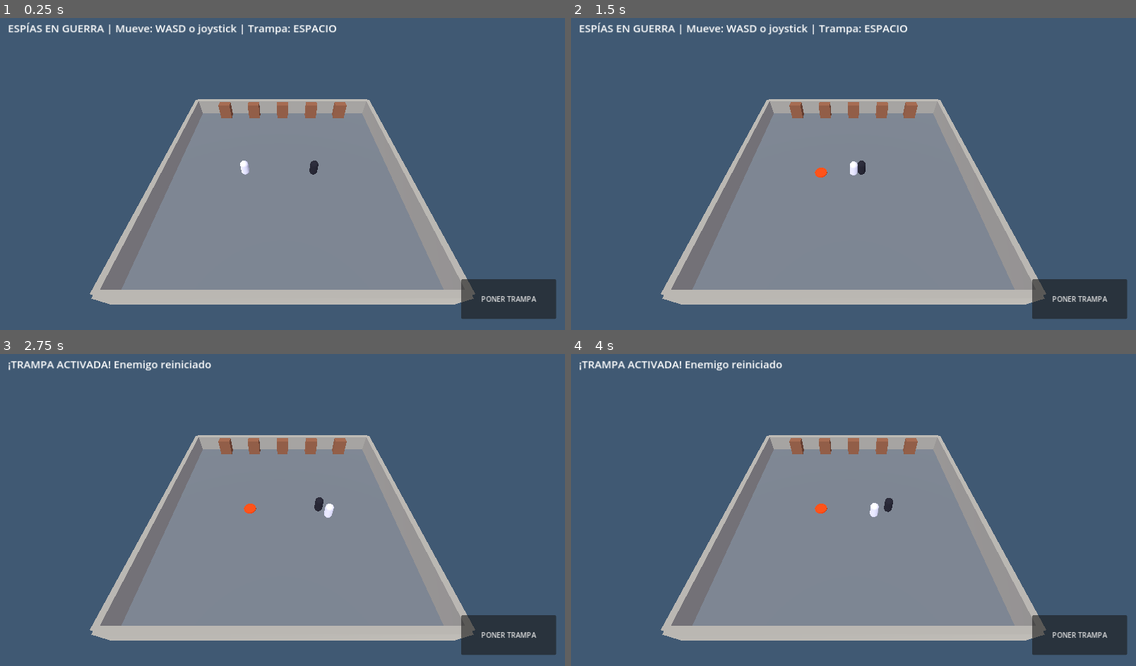
Above: before the commit, frames 1-4 (two rows, left to right).
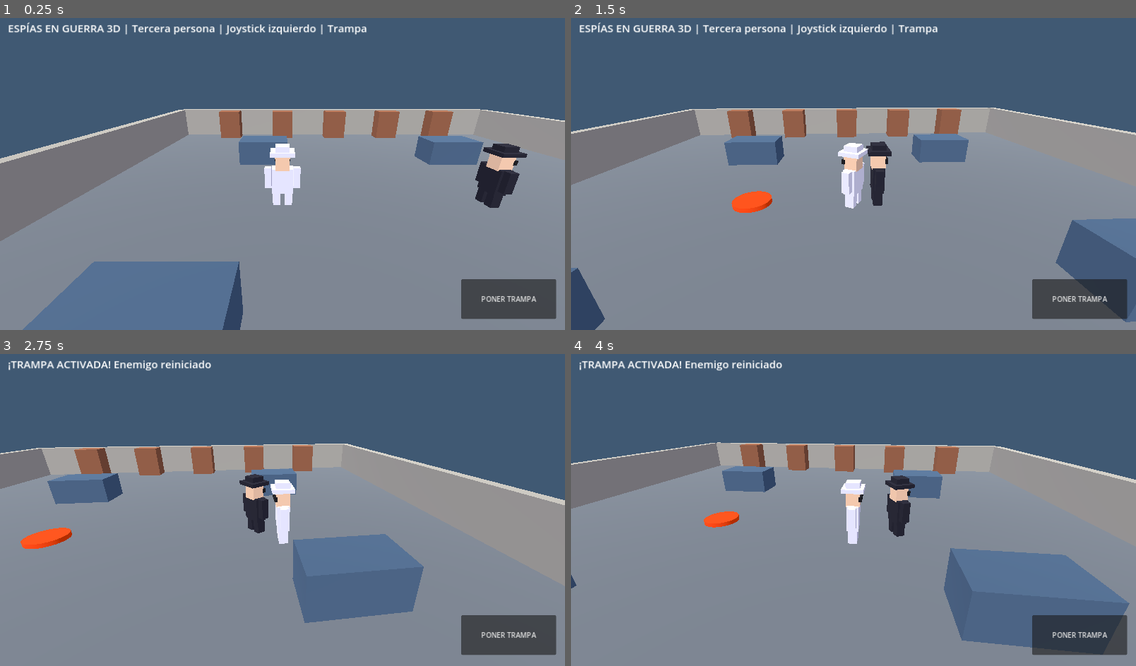
Above: after the commit, the same moments.

Repository: SeniorHost/Espias-en-Guerra-3D
Game: Godot game, scene res://scenes/main.tscn
Two runs of this game, one before a commit and one after it. Both use one fixed random seed, a clock stepped at 60 frames per second and the inputs below.
Inputs (mouse positions are in pixels of both pictures, inside the frame that each line leads up to):
- Up to frame 1 (0.25 s): no input
- Up to frame 2 (1.5 s): move the mouse to (977, 155) at 0.52 s; hold D (move_right) 0.53-1.25 s; tap Space (place_trap) at 0.6 s; click (977, 155) at 0.67 s; drag from (740, 186) to (825, 233) at 1.27 s
- Up to frame 3 (2.75 s): move the mouse to (339, 438) at 2.02 s; hold D (move_right) from 2.03 s (still down); tap Space (place_trap) at 2.1 s
- Up to frame 4 (4 s): release D (move_right) at 2.75 s; drag from (825, 569) to (684, 460) at 2.77 s; move the mouse to (1023, 553) at 3.52 s; hold A (move_left) from 3.53 s (still down); tap Space (place_trap) at 3.6 s

The runs differ from the first frame. In frame 1, 48% of the frame differs, in the area x 0-100%, y 2-100%; in frame 2, 46%; in frame 3, 50%, in the area x 0-100%, y 26-100%; in frame 4, 48%.

Commit message:
Add third-person follow camera, spy-shaped 3D characters and cover objects

Diff:
--- a/scripts/main.gd
+++ b/scripts/main.gd
@@ -9,6 +9,7 @@
 var touch_origin := Vector2.ZERO
 var touch_id := -1
 var hud: Label
+var follow_camera: Camera3D
 
 func _ready() -> void:
 	_make_world()
@@ -16,6 +17,12 @@
 	enemy = _make_actor(Color(0.12, 0.12, 0.17), Vector3(4, 0, 0), true)
 	_make_camera()
 	_make_hud()
+
+func _process(delta: float) -> void:
+	if is_instance_valid(player) and is_instance_valid(follow_camera):
+		var desired := player.global_position + Vector3(0, 4.1, 7.5)
+		follow_camera.global_position = follow_camera.global_position.lerp(desired, clampf(delta * 5.0, 0.0, 1.0))
+		follow_camera.look_at(player.global_position + Vector3(0, 1.25, 0), Vector3.UP)
 
 func _make_world() -> void:
 	var light := DirectionalLight3D.new()
@@ -32,6 +39,8 @@
 	_make_box(Vector3(0,-0.25,0), Vector3(24,0.5,24), Color(0.43,0.46,0.48))
 	for i in range(5):
 		_make_box(Vector3(-8+i*4,1,-11), Vector3(1.5,2,1), Color(0.57,0.36,0.25))
+	for p in [Vector3(-5,0.6,-5), Vector3(5,0.6,-5), Vector3(-6,0.6,5), Vector3(6,0.6,4)]:
+		_make_box(p, Vector3(2.5,1.2,1.5), Color(0.28,0.38,0.48))
 	for x in [-12.0, 12.0]:
 		_make_box(Vector3(x,1,0), Vector3(0.5,2,24), Color(0.65,0.64,0.59))
 	for z in [-12.0, 12.0]:
@@ -59,16 +68,18 @@
 	var actor := CharacterBody3D.new()
 	actor.position = pos
 	actor.set_script(EnemyScript if is_enemy else PlayerScript)
-	var mesh := MeshInstance3D.new()
-	var capsule := CapsuleMesh.new()
-	capsule.radius = 0.42
-	capsule.height = 1.8
-	mesh.mesh = capsule
-	mesh.position.y = 0.9
-	var mat := StandardMaterial3D.new()
-	mat.albedo_color = color
-	mesh.material_override = mat
-	actor.add_child(mesh)
+	var visual := Node3D.new()
+	visual.name = "SpyVisual"
+	actor.add_child(visual)
+	_spy_part(visual, Vector3(0, 0.94, 0), Vector3(0.72, 0.88, 0.4), color)
+	_spy_part(visual, Vector3(0, 1.58, 0), Vector3(0.48, 0.48, 0.46), Color(0.96, 0.79, 0.64))
+	_spy_part(visual, Vector3(0, 1.91, 0), Vector3(0.8, 0.13, 0.73), color)
+	_spy_part(visual, Vector3(0, 2.03, 0), Vector3(0.47, 0.25, 0.47), color)
+	_spy_part(visual, Vector3(-0.49, 1.03, 0), Vector3(0.23, 0.72, 0.27), color)
+	_spy_part(visual, Vector3(0.49, 1.03, 0), Vector3(0.23, 0.72, 0.27), color)
+	_spy_part(visual, Vector3(-0.2, 0.38, 0), Vector3(0.27, 0.72, 0.31), color)
+	_spy_part(visual, Vector3(0.2, 0.38, 0), Vector3(0.27, 0.72, 0.31), color)
+	_spy_part(visual, Vector3(0, 1.62, -0.25), Vector3(0.54, 0.16, 0.1), Color(0.08,0.08,0.1))
 	var collider := CollisionShape3D.new()
 	var shape := CapsuleShape3D.new()
 	shape.radius = 0.42
@@ -79,18 +90,30 @@
 	add_child(actor)
 	return actor
 
+func _spy_part(parent: Node3D, pos: Vector3, size: Vector3, color: Color) -> void:
+	var mesh := MeshInstance3D.new()
+	var box := BoxMesh.new()
+	box.size = size
+	mesh.mesh = box
+	mesh.position = pos
+	var mat := StandardMaterial3D.new()
+	mat.albedo_color = color
+	mesh.material_override = mat
+	parent.add_child(mesh)
+
 func _make_camera() -> void:
-	var camera := Camera3D.new()
-	camera.position = Vector3(0, 17, 15)
-	camera.rotation_degrees.x = -48
-	camera.current = true
-	add_child(camera)
+	follow_camera = Camera3D.new()
+	follow_camera.position = player.position + Vector3(0, 4.1, 7.5)
+	follow_camera.fov = 68.0
+	follow_camera.current = true
+	add_child(follow_camera)
+	follow_camera.look_at(player.position + Vector3(0, 1.25, 0), Vector3.UP)
 
 func _make_hud() -> void:
 	var layer := CanvasLayer.new()
 	add_child(layer)
 	hud = Label.new()
-	hud.text = "ESPÍAS EN GUERRA | Mueve: WASD o joystick | Trampa: ESPACIO"
+	hud.text = "ESPÍAS EN GUERRA 3D | Tercera persona | Joystick izquierdo | Trampa"
 	hud.position = Vector2(18, 18)
 	hud.add_theme_font_size_override("font_size", 24)
 	layer.add_child(hud)
